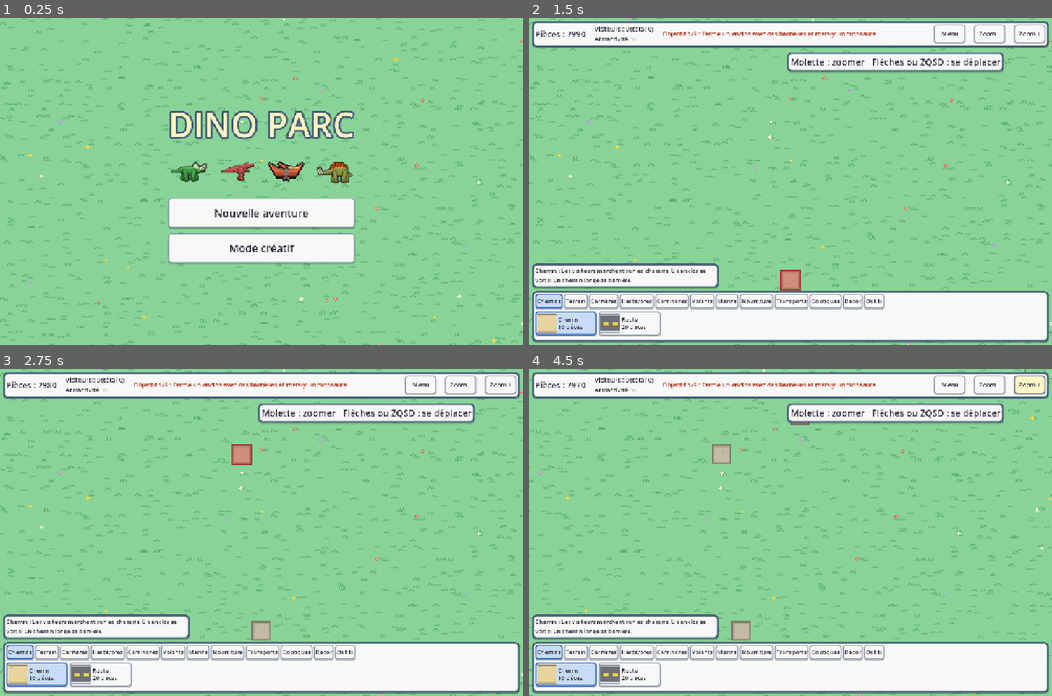
Above: before the commit, frames 1-4 (two rows, left to right).
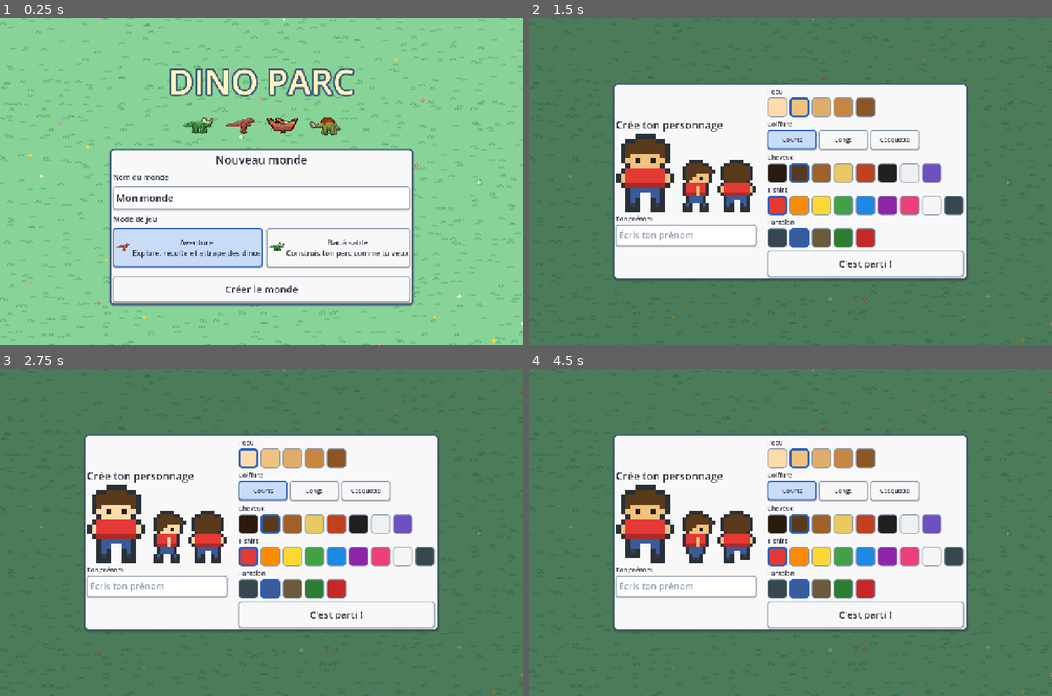
Above: after the commit, the same moments.

Repository: kevindjf/dino-parc
Game: Godot game, scene res://main.tscn
Same seed, same stepped clock (60 frames per second), same inputs: the game is played once before the commit and once after it.
Inputs (mouse positions are in pixels of both pictures, inside the frame that each line leads up to):
- Up to frame 1 (0.25 s): no input
- Up to frame 2 (1.5 s): click (790, 246) at 0.5 s, where only the run before the commit has a clickable "Mode créatif"; click (790, 289) at 1.25 s, where only the run after the commit has a clickable "Créer le monde"
- Up to frame 3 (2.75 s): click (251, 457) at 2.02 s
- Up to frame 4 (4.5 s): click (989, 385) at 2.75 s, where only the run before the commit has a clickable "Zoom −"; click (800, 457) at 3.52 s; click (1031, 385) at 4.25 s, where only the run before the commit has a clickable "Zoom +"

The runs differ from the first frame. In frame 1, 29% of the frame differs, in the area x 21-80%, y 15-89%; in frame 2, 99%, in the area x 0-100%, y 0-100%; in frame 3, 99%; in frame 4, 99%.

Commit message:
feat: add worlds with name, mode and settings, auto-update web version
Co-Authored-By: Claude Opus 5.5 (1M context) <noreply@anthropic.com>

Diff:
--- a/scripts/main.gd
+++ b/scripts/main.gd
@@ -19,6 +19,7 @@
 const Title := preload("res://scripts/title.gd")
 const Creator := preload("res://scripts/creator.gd")
 const SaveGame := preload("res://scripts/save_game.gd")
+const Worlds := preload("res://scripts/worlds.gd")
 const WorldGen := preload("res://scripts/world_gen.gd")
 const Mine := preload("res://scripts/mine.gd")
 
@@ -78,6 +79,7 @@
 ]
 
 var mode := ""  # "", then "creative" or "adventure"
+var world_info := {}  # the world being played: id, name, mode, settings (see worlds.gd)
 var money := 8000
 var total_visitors := 0
 var attraction := 0
@@ -136,24 +138,29 @@
 	if "--demo" in OS.get_cmdline_user_args():
 		start_creative(true)
 		return
+	Worlds.migrate_old_saves()
 	var title := Title.new()
-	title.has_save = SaveGame.exists("adventure")
-	title.chosen.connect(_on_title_choice)
+	title.chosen.connect(_on_world_chosen)
 	add_child(title)
 
 
-func _on_title_choice(choice: String) -> void:
-	match choice:
-		"creative":
-			start_creative(false)
-		"continue":
-			start_adventure(SaveGame.load_data("adventure"))
-		"new":
-			var creator := Creator.new()
-			creator.done.connect(func(new_look: Dictionary) -> void:
-				look = new_look
-				start_adventure({}))
-			add_child(creator)
+func _on_world_chosen(info: Dictionary) -> void:
+	world_info = info
+	if info.mode == "creative":
+		start_creative(false)
+	elif SaveGame.exists(info.id):
+		start_adventure(SaveGame.load_data(info.id))
+	else:
+		var creator := Creator.new()
+		creator.done.connect(func(new_look: Dictionary) -> void:
+			look = new_look
+			start_adventure({}))
+		add_child(creator)
+
+
+# A setting of the world being played (see Worlds.SETTINGS).
+func setting(key: String) -> Variant:
+	return Worlds.setting(world_info, key)
 
 
 func start_creative(demo: bool) -> void:
@@ -167,8 +174,8 @@
 	if demo:
 		_build_demo()
 		mode = "demo"
-	elif SaveGame.exists("creative"):
-		_load_park(SaveGame.load_data("creative"))
+	elif SaveGame.exists(world_info.id):
+		_load_park(SaveGame.load_data(world_info.id))
 	_refresh()
 	_on_tool_selected("path")
 	hud.flash("Molette : zoomer   Flèches ou ZQSD : se déplacer", 4.0)
@@ -219,7 +226,7 @@
 
 
 func save_game() -> void:
-	if mode == "creative" or mode == "adventure":
+	if (mode == "creative" or mode == "adventure") and world_info.has("id"):
 		SaveGame.save(self)
 
 
--- a/scripts/save_game.gd
+++ b/scripts/save_game.gd
@@ -1,20 +1,21 @@
 extends RefCounted
 
-# Saves and loads a park as a JSON file in the game's user folder (one file per mode).
+# Saves and loads a park as a JSON file in the folder of its world (see worlds.gd).
 
+const Worlds := preload("res://scripts/worlds.gd")
 const VERSION := 1
 
 
-static func path_for(mode: String) -> String:
-	return "user://%s.json" % mode
+static func path_for(world_id: String) -> String:
+	return Worlds.folder(world_id) + "/save.json"
 
 
-static func backup_for(mode: String) -> String:
-	return "user://%s.bak.json" % mode
+static func backup_for(world_id: String) -> String:
+	return Worlds.folder(world_id) + "/save.bak.json"
 
 
-static func exists(mode: String) -> bool:
-	return FileAccess.file_exists(path_for(mode)) or FileAccess.file_exists(backup_for(mode))
+static func exists(world_id: String) -> bool:
+	return FileAccess.file_exists(path_for(world_id)) or FileAccess.file_exists(backup_for(world_id))
 
 
 static func save(park: Node2D) -> void:
@@ -49,21 +50,22 @@
 		data.mines = park.mine_states
 	# Write to a temporary file first, keep the previous save as a backup, then swap:
 	# a crash in the middle of writing never loses the game.
-	var path := path_for(park.mode)
+	var path := path_for(park.world_info.id)
 	var file := FileAccess.open(path + ".tmp", FileAccess.WRITE)
 	if file == null:
 		return
 	file.store_string(JSON.stringify(data))
 	file.close()
-	var dir := DirAccess.open("user://")
+	var dir := DirAccess.open(Worlds.folder(park.world_info.id))
 	if FileAccess.file_exists(path):
-		dir.rename(path.get_file(), backup_for(park.mode).get_file())
+		dir.rename(path.get_file(), backup_for(park.world_info.id).get_file())
 	dir.rename((path + ".tmp").get_file(), path.get_file())
+	Worlds.touch(park.world_info)
 
 
 # Reads the save, or the backup if the save is missing or damaged.
-static func load_data(mode: String) -> Dictionary:
-	for path in [path_for(mode), backup_for(mode)]:
+static func load_data(world_id: String) -> Dictionary:
+	for path in [path_for(world_id), backup_for(world_id)]:
 		var file := FileAccess.open(path, FileAccess.READ)
 		if file == null:
 			continue
--- a/scripts/title.gd
+++ b/scripts/title.gd
@@ -1,13 +1,21 @@
 extends CanvasLayer
 
-# The title screen: continue the adventure, start a new one, or build freely in creative mode.
-
-signal chosen(choice: String)  # "continue", "new", "creative"
+# The title screen: the list of worlds to play, and the screen to create a new one,
+# like in Minecraft. A world is either an adventure or a sandbox park.
+
+signal chosen(info: Dictionary)  # the world to play (just created or picked in the list)
 
 const Hud := preload("res://scripts/hud.gd")
 const Art := preload("res://scripts/art.gd")
-
-var has_save := false
+const Worlds := preload("res://scripts/worlds.gd")
+
+const MODE_TEXT := {
+	"adventure": "Explore, récolte et attrape des dinos",
+	"creative": "Construis ton parc comme tu veux",
+}
+const MODE_ICON := {"adventure": "dino:trex", "creative": "dino:triceratops"}
+
+var page: VBoxContainer  # the part under the title, replaced when going from one screen to another
 
 
 func _ready() -> void:
@@ -37,26 +45,219 @@
 	dinos.add_theme_constant_override("separation", 24)
 	column.add_child(dinos)
 	for id in ["triceratops", "trex", "pteranodon", "stegosaurus"]:
-		var picture := TextureRect.new()
-		picture.texture = Art.icon("dino:" + id)
-		picture.custom_minimum_size = Vector2(96, 96)
-		picture.expand_mode = TextureRect.EXPAND_IGNORE_SIZE
-		picture.stretch_mode = TextureRect.STRETCH_KEEP_ASPECT_CENTERED
-		dinos.add_child(picture)
-
-	if has_save:
-		_choice(column, "Continuer l'aventure", "continue")
-	_choice(column, "Nouvelle aventure", "new")
-	_choice(column, "Mode créatif", "creative")
-
-
-func _choice(parent: Control, text: String, choice: String) -> void:
+		dinos.add_child(_picture("dino:" + id, 80))
+
+	page = VBoxContainer.new()
+	page.add_theme_constant_override("separation", 12)
+	column.add_child(page)
+	if Worlds.list().is_empty():
+		_show_create()
+	else:
+		_show_list()
+	_check_for_update()
+
+
+# On the web the game is kept by the browser to start fast. When a new version has been
+# published, the browser fetches it in the background: install it while on the title screen,
+# where nothing is being played (it reloads the page).
+func _check_for_update() -> void:
+	if not OS.has_feature("web"):
+		return
+	if JavaScriptBridge.pwa_needs_update():
+		_update()
+	else:
+		JavaScriptBridge.pwa_update_available.connect(_update)
+
+
+func _update() -> void:
+	_clear_page()
+	_heading("Nouvelle version du jeu !\nMise à jour…")
+	JavaScriptBridge.pwa_update()
+
+
+func _clear_page() -> void:
+	for child in page.get_children():
+		page.remove_child(child)
+		child.queue_free()
+
+
+# The worlds already made, the last played on top, and a button to make a new one.
+func _show_list() -> void:
+	_clear_page()
+	_heading("Mes mondes")
+	var scroll := ScrollContainer.new()
+	scroll.custom_minimum_size = Vector2(640, 330)
+	scroll.horizontal_scroll_mode = ScrollContainer.SCROLL_MODE_DISABLED
+	page.add_child(scroll)
+	var rows := VBoxContainer.new()
+	rows.size_flags_horizontal = Control.SIZE_EXPAND_FILL
+	rows.add_theme_constant_override("separation", 8)
+	scroll.add_child(rows)
+	for info in Worlds.list():
+		var row := HBoxContainer.new()
+		row.add_theme_constant_override("separation", 8)
+		rows.add_child(row)
+		var play := _button(row, "", 22, func() -> void: _play(info))
+		play.size_flags_horizontal = Control.SIZE_EXPAND_FILL
+		play.custom_minimum_size.y = 84
+		play.icon = Art.icon(MODE_ICON[info.mode])
+		play.expand_icon = false
+		play.alignment = HORIZONTAL_ALIGNMENT_LEFT
+		play.text = "  %s\n  %s · %s" % [info.name, Worlds.MODES[info.mode], Worlds.played_text(info)]
+		var remove := _button(row, "Supprimer", 16, func() -> void: _show_delete(info))
+		remove.custom_minimum_size = Vector2(110, 84)
+	var create := _button(page, "Créer un nouveau monde", 26, _show_create)
+	create.custom_minimum_size.y = 72
+
+
+# Name the world, choose its mode and its settings.
+func _show_create() -> void:
+	_clear_page()
+	var panel := PanelContainer.new()
+	page.add_child(panel)
+	var form := VBoxContainer.new()
+	form.custom_minimum_size.x = 640
+	form.add_theme_constant_override("separation", 10)
+	panel.add_child(form)
+	var heading := _label(form, "Nouveau monde", 28)
+	heading.horizontal_alignment = HORIZONTAL_ALIGNMENT_CENTER
+
+	_label(form, "Nom du monde", 18)
+	var name_edit := LineEdit.new()
+	name_edit.text = Worlds.unique_name("Mon monde")
+	name_edit.max_length = 24
+	name_edit.select_all_on_focus = true
+	name_edit.custom_minimum_size = Vector2(0, 56)
+	name_edit.add_theme_font_size_override("font_size", 24)
+	form.add_child(name_edit)
+
+	_label(form, "Mode de jeu", 18)
+	var modes := HBoxContainer.new()
+	modes.add_theme_constant_override("separation", 10)
+	form.add_child(modes)
+	var settings_box := VBoxContainer.new()
+	var choice := {"mode": "adventure", "settings": Worlds.defaults("adventure")}
+	var group := ButtonGroup.new()
+	for mode in Worlds.MODES:
+		var button := _button(modes, "%s\n%s" % [Worlds.MODES[mode], MODE_TEXT[mode]], 18, func() -> void:
+			choice.mode = mode
+			choice.settings = Worlds.defaults(mode)
+			_fill_settings(settings_box, mode, choice.settings))
+		button.toggle_mode = true
+		button.button_group = group
+		button.button_pressed = mode == choice.mode
+		button.icon = Art.icon(MODE_ICON[mode])
+		button.size_flags_horizontal = Control.SIZE_EXPAND_FILL
+		button.custom_minimum_size.y = 96
+	form.add_child(settings_box)
+	_fill_settings(settings_box, choice.mode, choice.settings)
+
+	var buttons := HBoxContainer.new()
+	buttons.add_theme_constant_override("separation", 10)
+	form.add_child(buttons)
+	if not Worlds.list().is_empty():
+		_button(buttons, "Retour", 22, _show_list).custom_minimum_size = Vector2(160, 64)
+	var go := _button(buttons, "Créer le monde", 24, func() -> void:
+		var world_name := name_edit.text.strip_edges()
+		if world_name == "":
+			world_name = Worlds.unique_name("Mon monde")
+		_play(Worlds.create(world_name, choice.mode, choice.settings)))
+	go.size_flags_horizontal = Control.SIZE_EXPAND_FILL
+	go.custom_minimum_size.y = 64
+
+
+# One switch or one row of choices per setting of the chosen mode.
+func _fill_settings(box: VBoxContainer, mode: String, settings: Dictionary) -> void:
+	for child in box.get_children():
+		child.queue_free()
+	for setting in Worlds.SETTINGS:
+		if not mode in setting.modes:
+			continue
+		match setting.type:
+			"bool":
+				var check := CheckButton.new()
+				check.text = setting.label
+				check.button_pressed = settings[setting.key]
+				check.focus_mode = Control.FOCUS_NONE
+				check.add_theme_font_size_override("font_size", 18)
+				check.toggled.connect(func(on: bool) -> void: settings[setting.key] = on)
+				box.add_child(check)
+			"choice":
+				_label(box, setting.label, 18)
+				var row := HBoxContainer.new()
+				row.add_theme_constant_override("separation", 8)
+				box.add_child(row)
+				var group := ButtonGroup.new()
+				for option in setting.options:
+					var button := _button(row, option[1], 18, func() -> void: settings[setting.key] = option[0])
+					button.toggle_mode = true
+					button.button_group = group
+					button.button_pressed = settings[setting.key] == option[0]
+					button.custom_minimum_size.y = 52
+
+
+func _show_delete(info: Dictionary) -> void:
+	_clear_page()
+	var panel := PanelContainer.new()
+	page.add_child(panel)
+	var box := VBoxContainer.new()
+	box.custom_minimum_size.x = 640
+	box.add_theme_constant_override("separation", 14)
+	panel.add_child(box)
+	var question := _label(box, "Supprimer le monde « %s » ?\nIl sera perdu pour toujours." % info.name, 24)
+	question.horizontal_alignment = HORIZONTAL_ALIGNMENT_CENTER
+	var buttons := HBoxContainer.new()
+	buttons.add_theme_constant_override("separation", 10)
+	box.add_child(buttons)
+	var keep := _button(buttons, "Non, je le garde", 22, _show_list)
+	keep.size_flags_horizontal = Control.SIZE_EXPAND_FILL
+	keep.custom_minimum_size.y = 64
+	var remove := _button(buttons, "Oui, supprimer", 22, func() -> void:
+		Worlds.delete(info.id)
+		if Worlds.list().is_empty():
+			_show_create()
+		else:
+			_show_list())
+	remove.size_flags_horizontal = Control.SIZE_EXPAND_FILL
+	remove.custom_minimum_size.y = 64
+	remove.add_theme_color_override("font_color", Color("c62828"))
+
+
+func _play(info: Dictionary) -> void:
+	chosen.emit(info)
+	queue_free()
+
+
+func _heading(text: String) -> void:
+	var label := _label(page, text, 30)
+	label.horizontal_alignment = HORIZONTAL_ALIGNMENT_CENTER
+	label.add_theme_color_override("font_color", Color("fff3c0"))
+	label.add_theme_constant_override("outline_size", 10)
+	label.add_theme_color_override("font_outline_color", Color("405878"))
+
+
+func _label(parent: Control, text: String, size: int) -> Label:
+	var label := Label.new()
+	label.text = text
+	label.add_theme_font_size_override("font_size", size)
+	parent.add_child(label)
+	return label
+
+
+func _button(parent: Control, text: String, size: int, action: Callable) -> Button:
 	var button := Button.new()
 	button.text = text
-	button.custom_minimum_size = Vector2(420, 72)
-	button.add_theme_font_size_override("font_size", 26)
 	button.focus_mode = Control.FOCUS_NONE
-	button.pressed.connect(func() -> void:
-		chosen.emit(choice)
-		queue_free())
+	button.add_theme_font_size_override("font_size", size)
+	button.pressed.connect(action)
 	parent.add_child(button)
+	return button
+
+
+func _picture(id: String, size: int) -> TextureRect:
+	var picture := TextureRect.new()
+	picture.texture = Art.icon(id)
+	picture.custom_minimum_size = Vector2(size, size)
+	picture.expand_mode = TextureRect.EXPAND_IGNORE_SIZE
+	picture.stretch_mode = TextureRect.STRETCH_KEEP_ASPECT_CENTERED
+	return picture
--- /dev/null
+++ b/scripts/worlds.gd
@@ -0,0 +1,153 @@
+extends RefCounted
+
+# The player's worlds, like in Minecraft: each one has a name, a mode (adventure or sandbox),
+# its own settings and its own save. A world lives in its own folder:
+#   user://worlds/<id>/world.json      name, mode, settings, dates
+#   user://worlds/<id>/save.json       the park itself (see save_game.gd), and save.bak.json
+
+const ROOT := "user://worlds"
+const MODES := {"adventure": "Aventure", "creative": "Bac à sable"}
+# Options chosen when a world is created. Each line is shown on the creation screen for the
+# modes it lists, saved with the world, and read in the game with park.setting("key").
+# Types: "bool" (a yes/no switch) or "choice" (with "options": [[value, label], ...]).
+# Example:
+#   {"key": "wild_attack", "label": "Dinos sauvages agressifs", "type": "bool",
+#    "default": true, "modes": ["adventure", "creative"]},
+const SETTINGS := []
+
+
+static func folder(id: String) -> String:
+	return "%s/%s" % [ROOT, id]
+
+
+# All worlds, the last played first.
+static func list() -> Array:
+	var worlds := []
+	var dir := DirAccess.open(ROOT)
+	if dir == null:
+		return worlds
+	for id in dir.get_directories():
+		var info := load_info(id)
+		if not info.is_empty():
+			worlds.append(info)
+	worlds.sort_custom(func(a: Dictionary, b: Dictionary) -> bool: return a.last_played > b.last_played)
+	return worlds
+
+
+static func load_info(id: String) -> Dictionary:
+	var file := FileAccess.open(folder(id) + "/world.json", FileAccess.READ)
+	if file == null:
+		return {}
+	var info = JSON.parse_string(file.get_as_text())
+	if not info is Dictionary or not MODES.has(info.get("mode", "")):
+		return {}
+	info.id = id
+	info.name = str(info.get("name", "Monde"))
+	info.last_played = float(info.get("last_played", 0))
+	# Settings added after the world was made take their default value.
+	var settings: Dictionary = defaults(info.mode)
+	settings.merge(info.get("settings", {}), true)
+	info.settings = settings
+	return info
+
+
+static func create(world_name: String, mode: String, settings: Dictionary) -> Dictionary:
+	var id := "%d_%04d" % [int(Time.get_unix_time_from_system()), randi() % 10000]
+	DirAccess.make_dir_recursive_absolute(folder(id))
+	var now := Time.get_unix_time_from_system()
+	var info := {"id": id, "name": world_name, "mode": mode, "settings": settings, "created": now, "last_played": now}
+	save_info(info)
+	return info
+
+
+static func save_info(info: Dictionary) -> void:
+	var file := FileAccess.open(folder(info.id) + "/world.json", FileAccess.WRITE)
+	if file == null:
+		return
+	var data := info.duplicate()
+	data.erase("id")
+	file.store_string(JSON.stringify(data))
+
+
+static func touch(info: Dictionary) -> void:
+	info.last_played = Time.get_unix_time_from_system()
+	save_info(info)
+
+
+static func delete(id: String) -> void:
+	var path := folder(id)
+	var dir := DirAccess.open(path)
+	if dir == null:
+		return
+	for file in dir.get_files():
+		dir.remove(file)
+	DirAccess.remove_absolute(path)
+
+
+static func defaults(mode: String) -> Dictionary:
+	var settings := {}
+	for setting in SETTINGS:
+		if mode in setting.modes:
+			settings[setting.key] = setting.default
+	return settings
+
+
+static func setting(info: Dictionary, key: String) -> Variant:
+	if info.get("settings", {}).has(key):
+		return info.settings[key]
+	for entry in SETTINGS:
+		if entry.key == key:
+			return entry.default
+	return null
+
+
+# "Mon monde", or "Mon monde 2" if that name is taken.
+static func unique_name(wanted: String) -> String:
+	var taken := {}
+	for info in list():
+		taken[info.name] = true
+	var candidate := wanted
+	var n := 2
+	while taken.has(candidate):
+		candidate = "%s %d" % [wanted, n]
+		n += 1
+	return candidate
+
+
+# "Joué aujourd'hui", "Joué hier" or "Joué le 24/10".
+static func played_text(info: Dictionary) -> String:
+	var bias := int(Time.get_time_zone_from_system().bias) * 60
+	var day := int((info.last_played + bias) / 86400.0)
+	var today := int((Time.get_unix_time_from_system() + bias) / 86400.0)
+	if day == today:
+		return "Joué aujourd'hui"
+	if day == today - 1:
+		return "Joué hier"
+	var date := Time.get_date_dict_from_unix_time(int(info.last_played) + bias)
+	return "Joué le %02d/%02d" % [date.day, date.month]
+
+
+# Games saved before worlds existed (one adventure and one creative park) become worlds.
+# The old files are kept, renamed, in case something goes wrong.
+static func migrate_old_saves() -> void:
+	for mode in MODES:
+		var old := ["user://%s.json" % mode, "user://%s.bak.json" % mode]
+		if not FileAccess.file_exists(old[0]) and not FileAccess.file_exists(old[1]):
+			continue
+		var source: String = old[0] if FileAccess.file_exists(old[0]) else old[1]
+		var world_name := "Mon parc"
+		var data = JSON.parse_string(FileAccess.get_file_as_string(source))
+		if mode == "adventure":
+			var player_name := ""
+			if data is Dictionary:
+				player_name = str(data.get("player", {}).get("look", {}).get("name", ""))
+			# "Explorateur" is the name given when none was typed.
+			world_name = "Monde de " + player_name if player_name not in ["", "Explorateur"] else "Mon aventure"
+		var info := create(unique_name(world_name), mode, defaults(mode))
+		info.last_played = float(FileAccess.get_modified_time(source))
+		save_info(info)
+		var dir := DirAccess.open("user://")
+		for i in old.size():
+			if FileAccess.file_exists(old[i]):
+				dir.copy(old[i], folder(info.id) + ["/save.json", "/save.bak.json"][i])
+				dir.rename(old[i], old[i].replace(".json", ".old.json"))
Not shown, added: scripts/worlds.gd.uid
Not shown, changed: README.md
